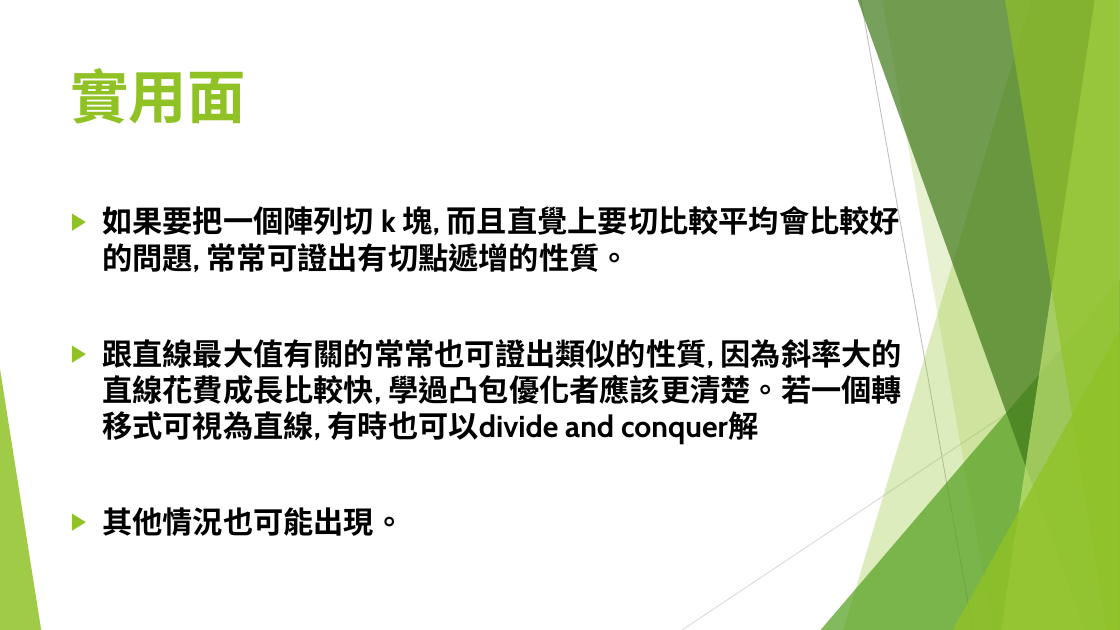
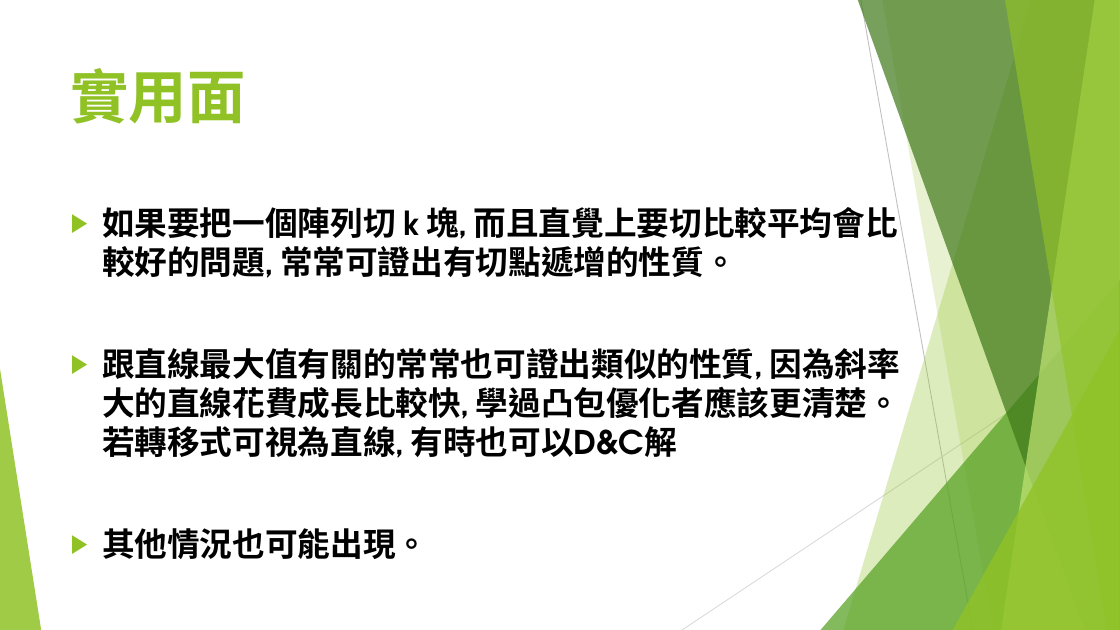
Before and after one commit to S920105123/DP2, a slide deck: slide 44 of presentation/進階動態規劃.pptx (slide 34 before the commit). Drawn at 1120x630 pixels with LibreOffice and Linux fonts; fonts in the diff are those of the drawing. Boxes give left, top, right and bottom in pixels: in the first picture for what was removed or moved away, otherwise in the second. Text is boxed around its words. In the diff, an @@ line names an element or a change of style, - is before the commit and + after.

```diff
--- a/presentation/進階動態規劃.pptx
+++ b/presentation/進階動態規劃.pptx
@@ text at [102, 201, 898, 559]: size 25.9 to 28 pt in "如果要把一個陣列切 k 塊, 而且直覺上要切比較平均會比較好的問題, 常常可證出有切點遞增的性質。", "其他情況也可能出現。" @@
@@ text at [102, 348, 900, 458]: text changed; size 25.9 to 28 pt @@
-▶ 跟直線最大值有關的常常也可證出類似的性質, 因為斜率大的直線花費成長比較快, 學過凸包優化者應該更清楚。若一個轉移式可視為直線, 有時也可以divide and conquer解
+▶ 跟直線最大值有關的常常也可證出類似的性質, 因為斜率大的直線花費成長比較快, 學過凸包優化者應該更清楚。若轉移式可視為直線, 有時也可以D&C解
```
Also in this commit, not shown: 15 other slides changed, 17 slides added, 1 slide removed.
